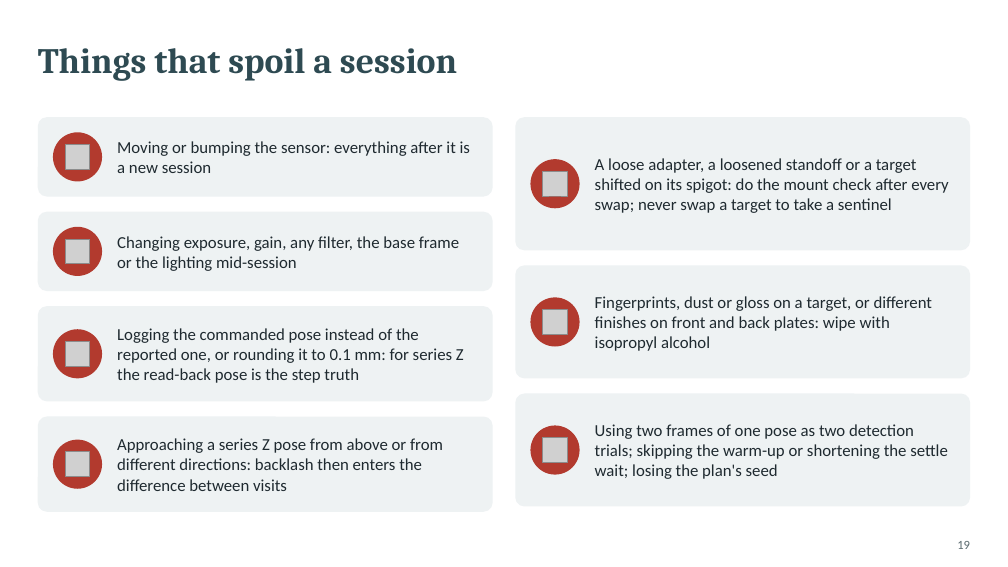
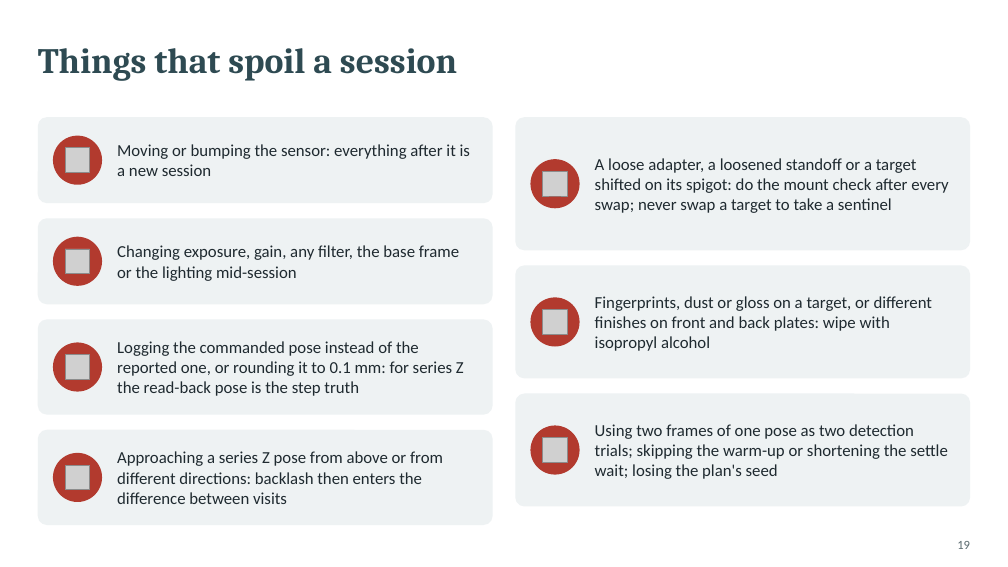
Before and after one commit to glibertyreach/sensor_performance_estimation, a slide deck: slide 19 of docs/presentations/vsx3000_test_procedure.pptx. Drawn at 1008x567 pixels with LibreOffice and Linux fonts; fonts in the diff are those of the drawing; grey boxes stand for pictures. Boxes give left, top, right and bottom in pixels: in the first picture for what was removed or moved away, otherwise in the second. Text is boxed around its words. In the diff, an @@ line names an element or a change of style, - is before the commit and + after.

```diff
--- a/docs/presentations/vsx3000_test_procedure.pptx
+++ b/docs/presentations/vsx3000_test_procedure.pptx
@@ rounded rectangle: place and size @@
-rounded rectangle at (38,117,493,197)
+rounded rectangle at (38,117,493,203)
@@ rounded rectangle at (38,117,493,203): proportions changed @@
@@ ellipse: place and size @@
-ellipse at (53,132,102,181)
+ellipse at (53,135,102,185)
@@ picture: place and size @@
-picture at (65,144,90,169)
+picture at (65,148,90,173)
@@ rounded rectangle at (38,219,493,305): proportions changed @@
@@ rounded rectangle: place and size @@
-rounded rectangle at (38,212,493,291)
+rounded rectangle at (38,219,493,305)
@@ ellipse: place and size @@
-ellipse at (53,227,102,276)
+ellipse at (53,237,102,286)
@@ text "Changing exposure, gain, any filter, ...": place and size @@
-text "Changing exposure, gain, any filter, ..." at (117,236,459,271)
+text "Changing exposure, gain, any filter, ..." at (117,245,459,281)
@@ picture: place and size @@
-picture at (65,239,90,264)
+picture at (65,249,90,274)
@@ 2 pictures, 2 texts, 2 rounded rectangles, 2 ellipses: place and size @@
-2 pictures, 2 texts, 2 rounded rectangles, 2 ellipses at (38,306,493,512)
+2 pictures, 2 texts, 2 rounded rectangles, 2 ellipses at (38,319,493,525)
```
Also in this commit, not shown: 12 other slides changed, 18 other files.
